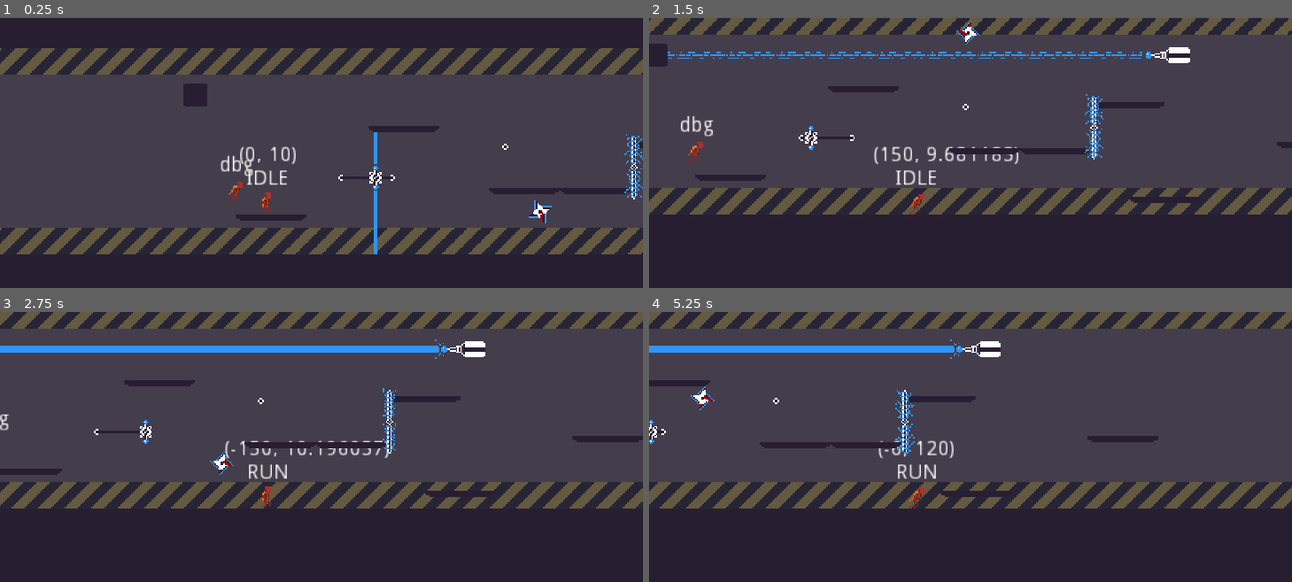
Above: before the commit, frames 1-4 (two rows, left to right).
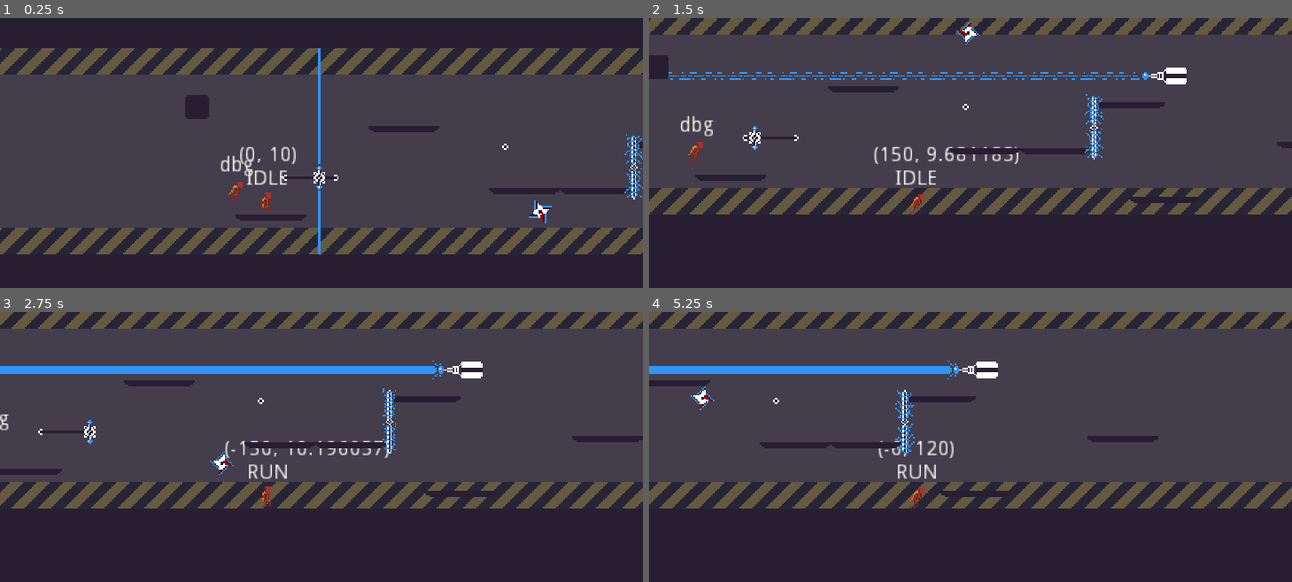
Above: after the commit, the same moments.

Repository: Wes-Ray/Jetpack-Jaywalker
Game: Godot game, scene res://Main.tscn
Same seed, same stepped clock (60 frames per second), same inputs: the game is played once before the commit and once after it.
Inputs:
- Up to frame 1 (0.25 s): no input
- Up to frame 2 (1.5 s): hold D (move_right) from 0.53 s (still down); tap Space (move_jump) at 0.77 s
- Up to frame 3 (2.75 s): tap Space (move_jump) at 1.52 s; release D (move_right) at 2.03 s; hold A (move_left) from 2.03 s (still down)
- Up to frame 4 (5.25 s): release A (move_left) at 2.78 s; hold D (move_right) 2.78-4.28 s; tap Space (move_jump) at 3.02, 3.77, 4.52 s; hold A (move_left) 4.28-5.03 s; hold D (move_right) from 5.03 s (still down)

The runs differ from the first frame. In frame 1, 1.2% of the frame differs, in the area x 28-62%, y 11-88%; in frame 2, 2.4%; in frame 3, 4.7%, in the area x 0-76%, y 10-49%; in frame 4, 3.3%.

Commit message:
better lasers
the player collision body is larger than his hit detection area, making lasers weird. Going to change collision masks

Diff:
--- a/Laser/Laser.gd
+++ b/Laser/Laser.gd
@@ -15,6 +15,7 @@
 func laser_fire():
 	firing = true
 	update_laser()
+	$CollisionShape2D.disabled = false
 	$Sprite.visible = true
 
 
@@ -31,8 +32,9 @@
 func laser_off():
 	firing = false
 	$RayCast2D.enabled = false
-	$CollisionShape2D.position = self.position
+	$CollisionShape2D.position.y = 0
 	$CollisionShape2D.shape.extents.y = 0
+	$CollisionShape2D.disabled = true
 	$Sprite.visible = false
 
 
--- a/Main.tscn
+++ b/Main.tscn
@@ -19,9 +19,6 @@
 texture = ExtResource( 5 )
 region_enabled = true
 region_rect = Rect2( 0, 0, 4000, 140 )
-
-[node name="Node2D" parent="Wallpaper" instance=ExtResource( 10 )]
-position = Vector2( 123, 18 )
 
 [node name="Replay" parent="." instance=ExtResource( 6 )]
 position = Vector2( 17, 102 )
@@ -65,7 +62,10 @@
 position = Vector2( 200, 72 )
 
 [node name="Ray" parent="." instance=ExtResource( 8 )]
-position = Vector2( 335, 37 )
+position = Vector2( 333, 51 )
 
 [node name="Box" parent="." instance=ExtResource( 9 )]
-position = Vector2( -10, 37 )
+position = Vector2( -9, 45 )
+
+[node name="Laser" parent="." instance=ExtResource( 10 )]
+position = Vector2( 85, 93 )
--- a/Ray/Ray.gd
+++ b/Ray/Ray.gd
@@ -1,43 +1,50 @@
 extends Node2D
 
-var ray
-
+onready var firing := false
 
 # Called when the node enters the scene tree for the first time.
 func _ready():
-	ray = $RayCast2D
-
+	pass
 
 # Called every frame. 'delta' is the elapsed time since the previous frame.
-func _process(delta):
-	pass
+func _physics_process(delta):
+	if firing:
+		update_ray()
 
 func ray_warning():
-	ray.enabled = true
-	ray.force_raycast_update()
-	var ray_distance = abs($RayBegin.global_position.x - ray.get_collision_point().x)
-	$Area2D.global_position.x = $RayBegin.global_position.x - ray_distance / 2
-	$Area2D/WarnSprite.visible = true
-	$Area2D/FireSprite.visible = false
-	$Area2D/WarnSprite.region_rect.size.x = ray_distance
+	firing = true
+	update_ray()
+	$CollisionShape2D.disabled = true
+	$FireSprite.visible = false
+	$WarnSprite.visible = true
 
 
 func ray_fire():
-	ray.enabled = true
-	ray.force_raycast_update()
-	var ray_distance = abs($RayBegin.global_position.x - ray.get_collision_point().x)
-	$Area2D.global_position.x = $RayBegin.global_position.x - ray_distance / 2
-	$Area2D/FireSprite.visible = true
-	$Area2D/WarnSprite.visible = false
-	$Area2D/FireSprite.region_rect.size.x = ray_distance
-	$Area2D/CollisionShape2D.shape.extents.x = ray_distance / 2
+	firing = true
+	update_ray()
+	$CollisionShape2D.disabled = false
+	$FireSprite.visible = true
+	$WarnSprite.visible = false
+
+func update_ray():
+	$RayCast2D.enabled = true
+	$RayCast2D.force_raycast_update()
+	var ray_distance = self.global_position.x - $RayCast2D.get_collision_point().x
+	$CollisionShape2D.position.x = 0 - ray_distance / 2
+	$CollisionShape2D.shape.extents.x = ray_distance / 2
+	$WarnSprite.position.x = 0 - ray_distance / 2
+	$WarnSprite.region_rect.size.x = abs(ray_distance)
+	$FireSprite.position.x = 0 - ray_distance / 2
+	$FireSprite.region_rect.size.x = abs(ray_distance)
 
 func ray_off():
-	ray.enabled = false
-	$Area2D.global_position.x = $RayBegin.global_position.x
-	$Area2D/CollisionShape2D.shape.extents.x = 0
-	$Area2D/FireSprite.visible = false
-	$Area2D/WarnSprite.visible = false
+	firing = false
+	$RayCast2D.enabled = false
+	$CollisionShape2D.position.x = 0
+	$CollisionShape2D.shape.extents.x = 0
+	$CollisionShape2D.disabled = true
+	$FireSprite.visible = false
+	$WarnSprite.visible = false
 
 
 func _on_Area2D_area_entered(area):
--- a/Ray/Ray.tscn
+++ b/Ray/Ray.tscn
@@ -19,19 +19,19 @@
 tracks/0/imported = false
 tracks/0/enabled = true
 tracks/0/keys = {
-"times": PoolRealArray( 0, 1.5 ),
+"times": PoolRealArray( 0, 2 ),
 "transitions": PoolRealArray( 1, 1 ),
 "update": 1,
 "values": [ 0, 1 ]
 }
 tracks/1/type = "method"
-tracks/1/path = NodePath(".")
+tracks/1/path = NodePath("Area2D")
 tracks/1/interp = 1
 tracks/1/loop_wrap = true
 tracks/1/imported = false
 tracks/1/enabled = true
 tracks/1/keys = {
-"times": PoolRealArray( 0, 1, 1.5 ),
+"times": PoolRealArray( 0, 1, 2 ),
 "transitions": PoolRealArray( 1, 1, 1 ),
 "values": [ {
 "args": [  ],
@@ -46,39 +46,39 @@
 }
 
 [node name="Ray" type="Node2D"]
-script = ExtResource( 3 )
 
 [node name="GunSprite" type="Sprite" parent="."]
 texture = ExtResource( 2 )
 hframes = 2
+frame = 1
 
 [node name="Area2D" type="Area2D" parent="."]
 position = Vector2( -15, 0 )
+script = ExtResource( 3 )
 
 [node name="CollisionShape2D" type="CollisionShape2D" parent="Area2D"]
+position = Vector2( -25, 0 )
 shape = SubResource( 1 )
 
 [node name="FireSprite" type="Sprite" parent="Area2D"]
 visible = false
+position = Vector2( -25, 0 )
 texture = ExtResource( 5 )
 region_enabled = true
 region_rect = Rect2( 0, 0, 50, 7 )
 
 [node name="WarnSprite" type="Sprite" parent="Area2D"]
 visible = false
+position = Vector2( -25, 0 )
 texture = ExtResource( 1 )
 region_enabled = true
 region_rect = Rect2( 0, 0, 50, 7 )
 
-[node name="RayCast2D" type="RayCast2D" parent="."]
-position = Vector2( -15, 0 )
+[node name="RayCast2D" type="RayCast2D" parent="Area2D"]
 cast_to = Vector2( -1000, 0 )
-
-[node name="RayBegin" type="Position2D" parent="."]
-position = Vector2( -15, 0 )
 
 [node name="AnimationPlayer" type="AnimationPlayer" parent="."]
 autoplay = "fire"
 anims/fire = SubResource( 2 )
 
-[connection signal="area_entered" from="Area2D" to="." method="_on_Area2D_area_entered"]
+[connection signal="area_entered" from="Area2D" to="Area2D" method="_on_Area2D_area_entered"]
